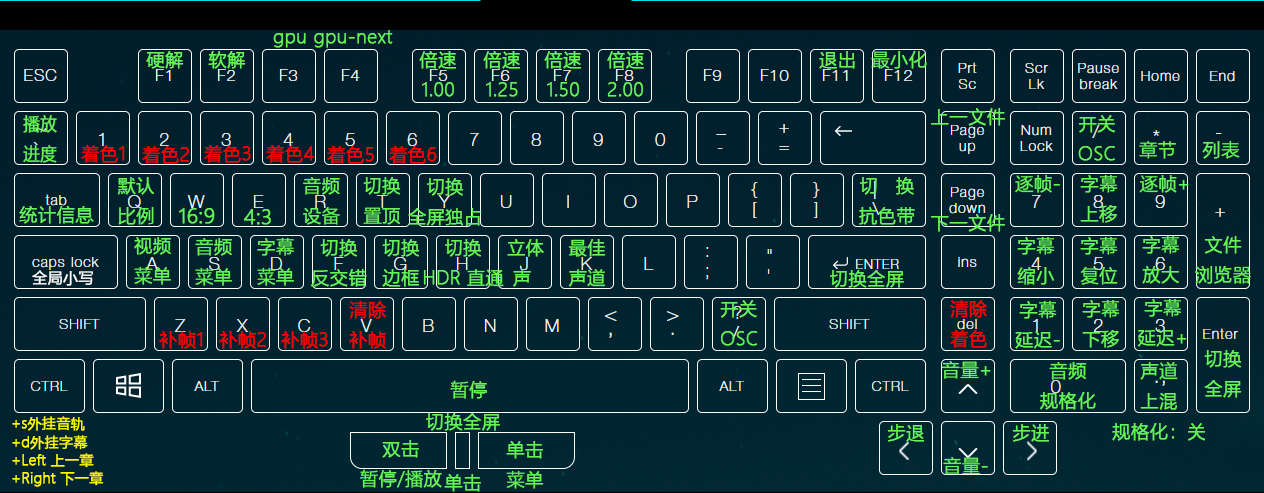
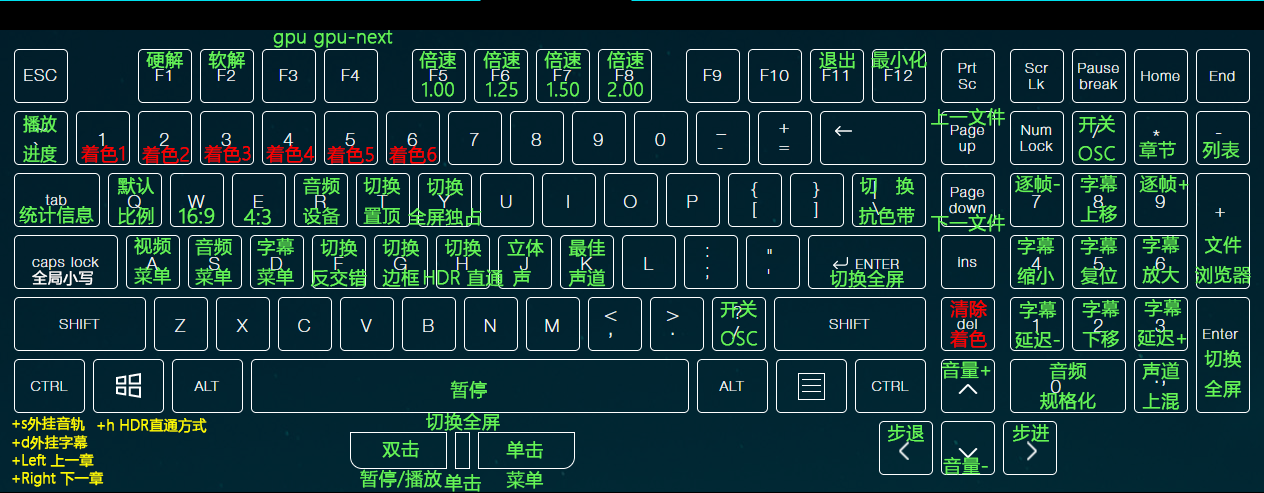
Revision of a layered 1264x493 image; what changed, layer by layer:
added layer "+h HDR直通方式" above "开关 OSC" over [97, 418, 207, 433]
painted on "声道上混" over [1112, 362, 1205, 441]
removed layer "补帧1" over [159, 331, 203, 349]
removed layer "补帧2" over [219, 331, 266, 349]
removed layer "补帧3" over [281, 331, 328, 349]
removed layer "清除 补帧" over [349, 300, 386, 349]
